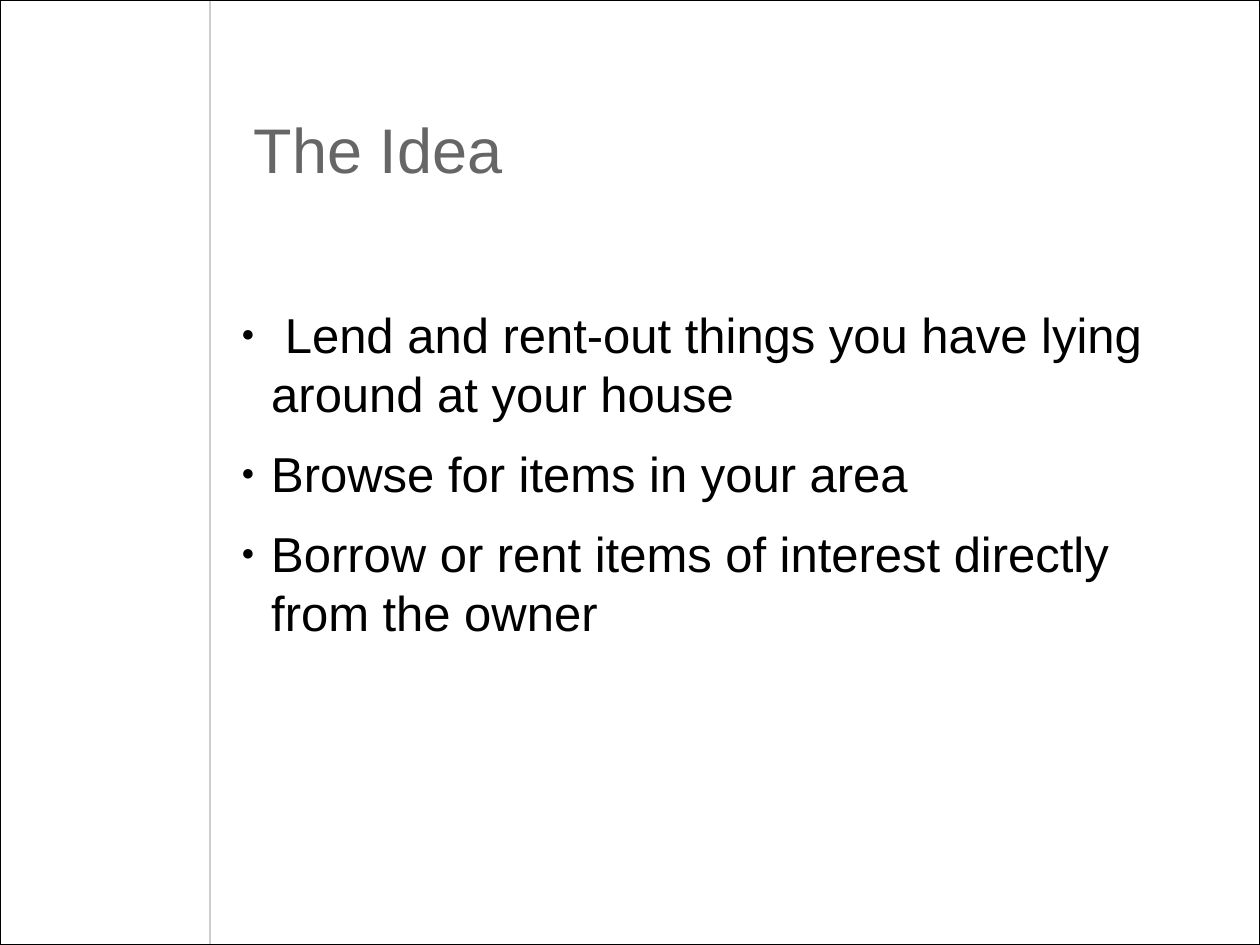
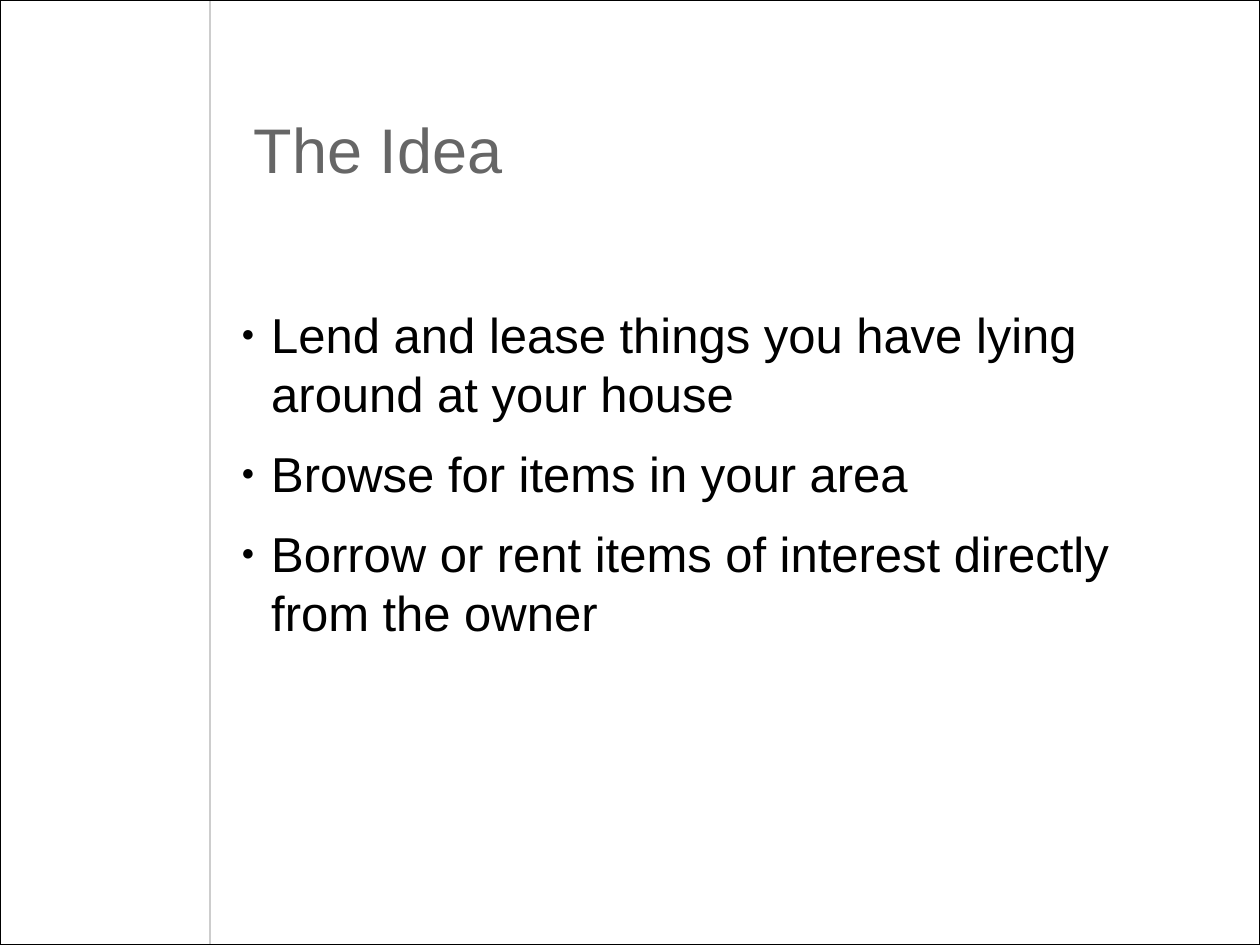
Before and after one commit to Dellman/Lend-and-Lease-Clone, a slide deck: slide 2 of mid_term_presentation.odp. Drawn at 1260x945 pixels with LibreOffice and Linux fonts; fonts in the diff are those of the drawing; background and template pictures are left out. Boxes give left, top, right and bottom in pixels: in the first picture for what was removed or moved away, otherwise in the second. Text is boxed around its words. In the diff, an @@ line names an element or a change of style, - is before the commit and + after.

Commit message:
midtermpresentation now is lend and lease not lend and loan

```diff
--- a/mid_term_presentation.odp
+++ b/mid_term_presentation.odp
@@ subtitle at box(271, 317, 1077, 422): text changed @@
-● Lend and rent-out things you have lying around at your house
+● Lend and lease things you have lying around at your house
```
Also in this commit, not shown: 1 other slide changed.
